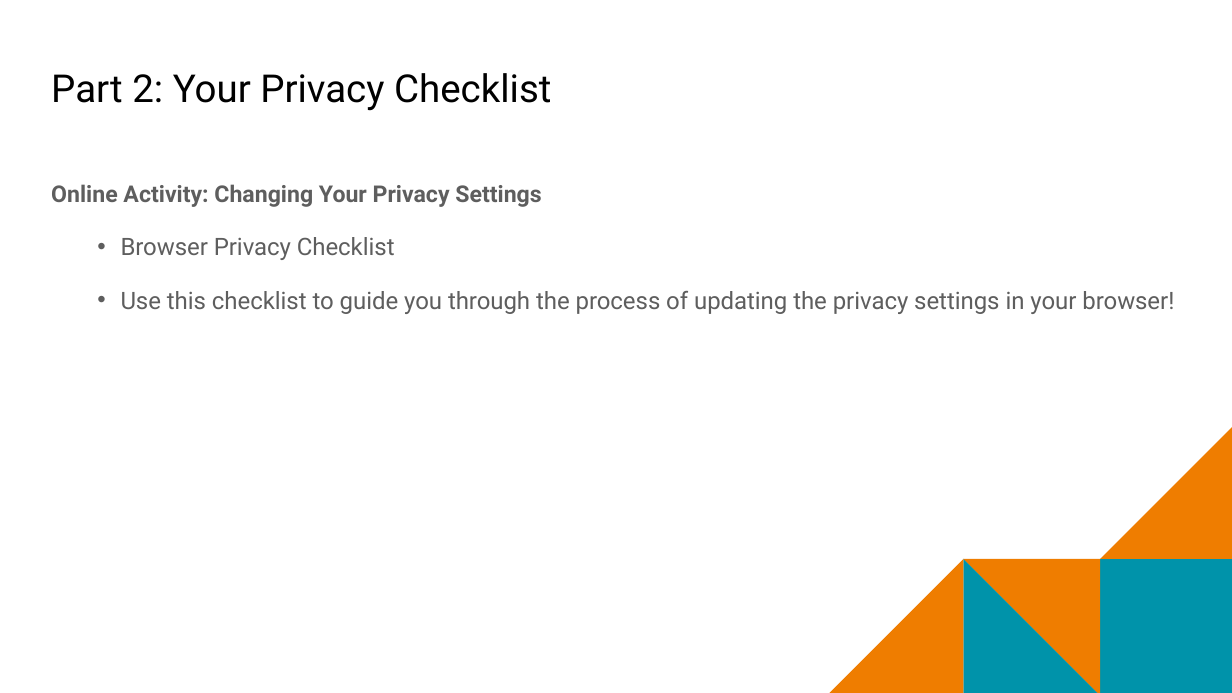
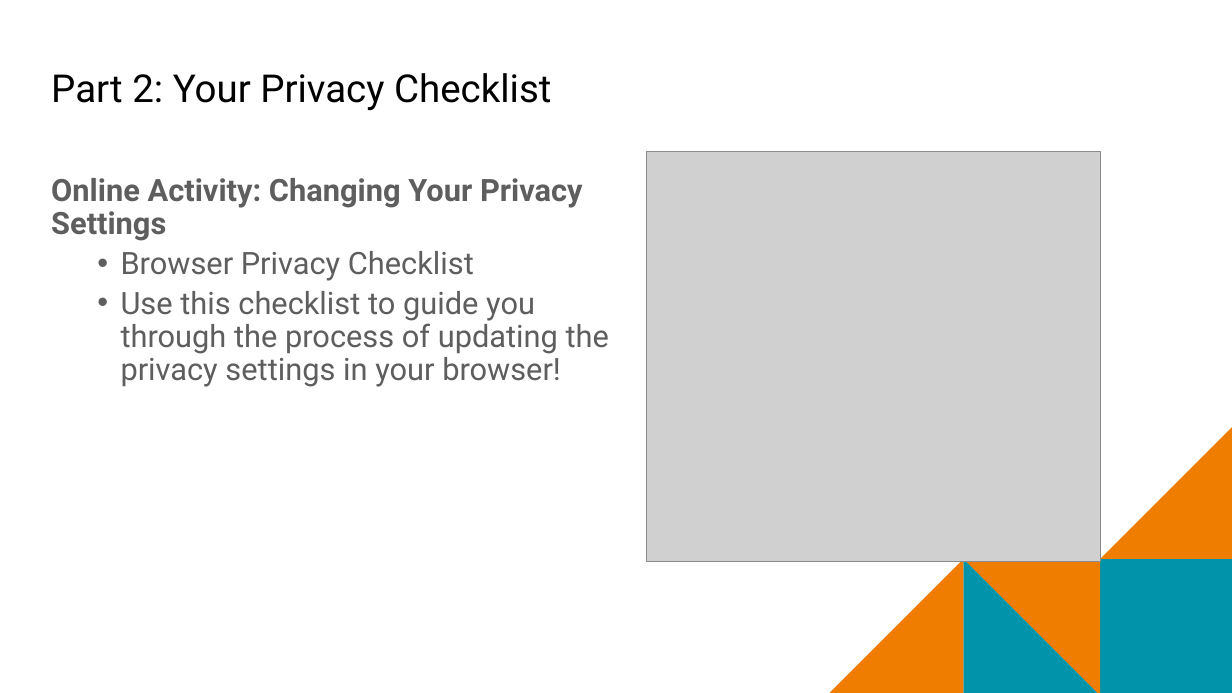
Before and after one commit to mr-eggleton/web-lit-core, a slide deck: slide 11 of final ppt/11-safety-first.pptx. Drawn at 1232x693 pixels with LibreOffice and Linux fonts; fonts in the diff are those of the drawing; grey boxes stand for pictures; background and template pictures are left out. Boxes give left, top, right and bottom in pixels: in the first picture for what was removed or moved away, otherwise in the second. Text is boxed around its words. In the diff, an @@ line names an element or a change of style, - is before the commit and + after.

```diff
--- a/final ppt/11-safety-first.pptx
+++ b/final ppt/11-safety-first.pptx
@@ text "Online Activity: Changing Your Privacy ..." at (51,178,609,387): size 18 to 24 pt in "Online Activity: Changing Your Privacy Settings"; size 18.7 to 24 pt in "Browser Privacy Checklist", "Use this checklist to guide you through ..."; line spacing 1.15 to 0.9; less space between paragraphs @@
@@ picture added at (647,152,1101,562) @@
```
Also in this commit, not shown: 14 other slides changed, 2 slides added, 3 other files.
